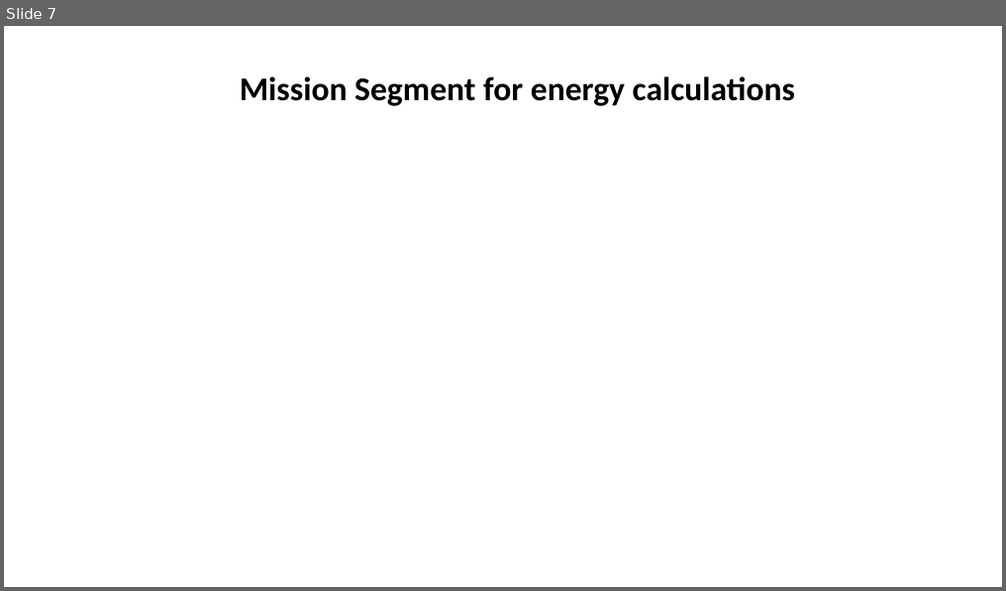
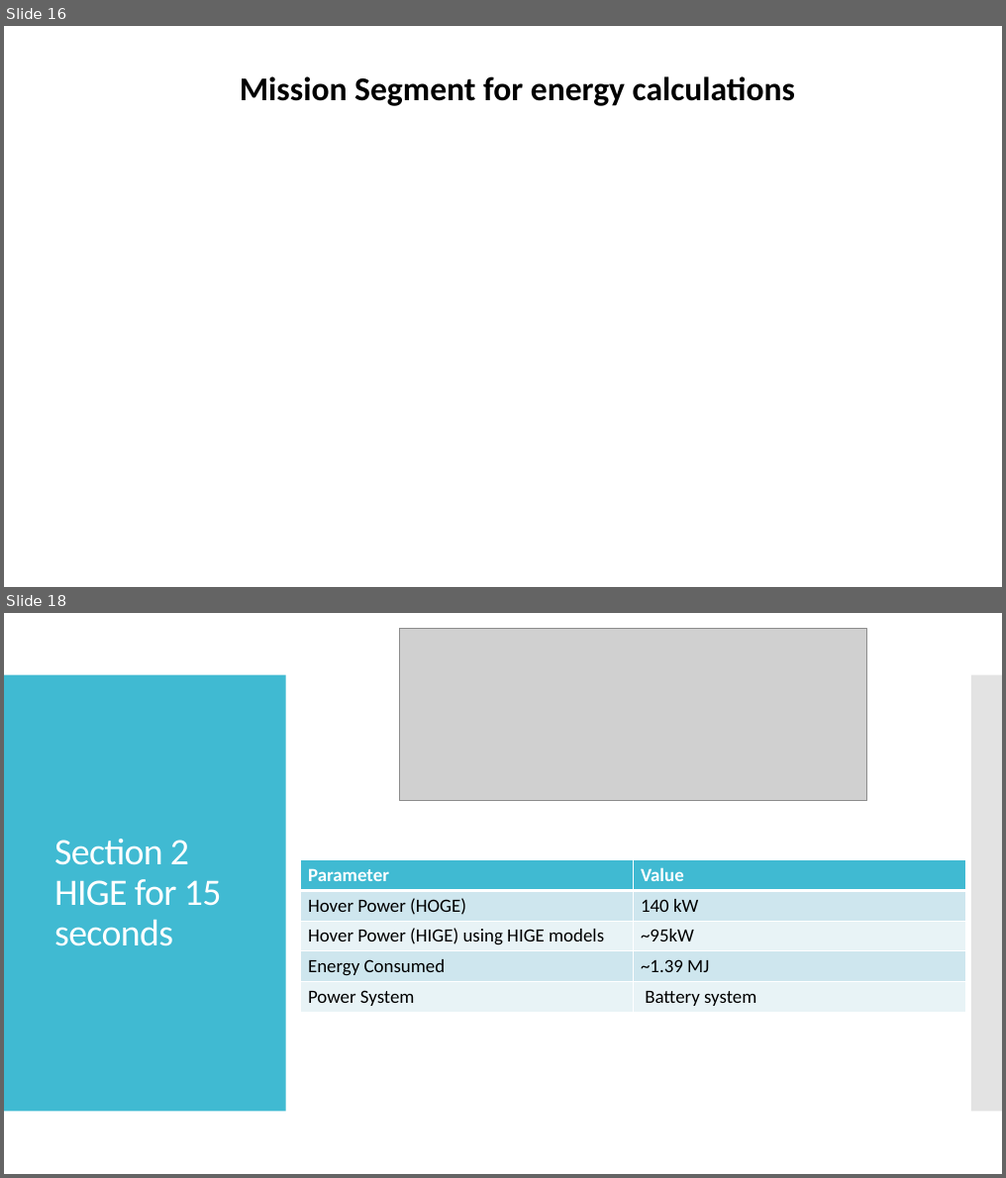
Before and after one commit to s-ritwik/VFS_IIT_KANPUR, a slide deck: BEMT_results/VFS performance validation.pptx. Shown one above the other, each under a label of ours: slide 7 before the commit, slides 16 and 18 after it; the slides between them are not shown. The pictures are 1006x591 and 1006x1178 pixels, drawn with LibreOffice and Linux fonts; fonts in the diff are those of the drawing; grey boxes stand for pictures; background and template pictures are left out. Boxes give left, top, right and bottom in pixels: in the first picture for what was removed or moved away, otherwise in the second. Text is boxed around its words. In the diff, an @@ line names an element or a change of style, - is before the commit and + after.

```diff
--- a/BEMT_results/VFS performance validation.pptx
+++ b/BEMT_results/VFS performance validation.pptx
@@ slide 18 added at (4,613,1002,1174), background #FFFFFF @@
@@ picture added at (399,629,867,800) @@
@@ rectangle added at (4,675,286,1112), fill #40BAD2 @@
@@ rectangle added at (971,675,1002,1112), fill #C8C8C8 at 50% opacity @@
@@ title added at (54,839,222,947), 36 pt, text #FFFFFF @@
+Section 2
+HIGE for 15 seconds
@@ table added at (300,861,965,1011), 5 rows, 2 columns @@
+Parameter | Value
+Hover Power (HOGE) | 140 kW
+Hover Power (HIGE) using HIGE models | ~95kW
+Energy Consumed | ~1.39 MJ
+Power System | Battery system
@@ what was slide 7 is now slide 16 @@
```
Also in this commit, not shown: 3 slides changed, 19 other slides added, 4 slides removed, 3 other files.
